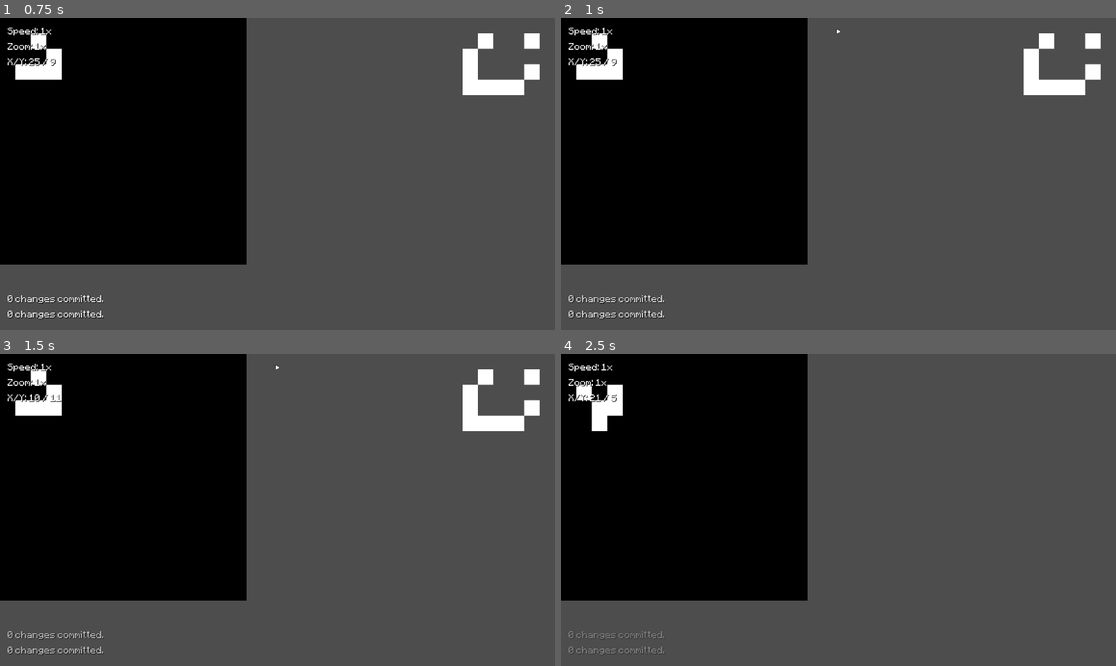
Above: before the commit, frames 1-4 (two rows, left to right).
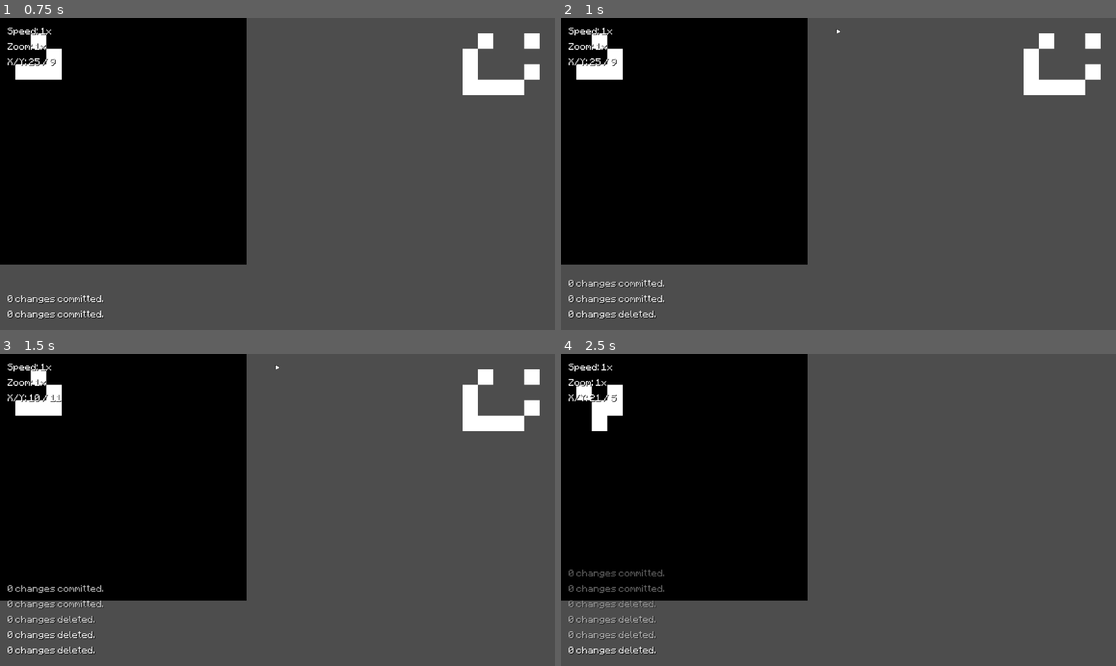
Above: after the commit, the same moments.

Repository: javier-adrian/GOL-GDS
Game: Godot game, scene res://main.tscn
Two runs of this game, one before a commit and one after it. Both use one fixed random seed, a clock stepped at 60 frames per second and the inputs below.
Inputs (mouse positions are in pixels of both pictures, inside the frame that each line leads up to):
- Up to frame 1 (0.75 s): tap Enter (commit) at 0.5, 0.6 s; move the mouse to (399, 158) at 0.52 s
- Up to frame 2 (1 s): tap Space (play) at 0.8 s
- Up to frame 3 (1.5 s): tap Space (play) at 1.25, 1.35 s; move the mouse to (166, 525) at 1.27 s
- Up to frame 4 (2.5 s): tap Enter (commit) at 1.55 s; move the mouse to (894, 441) at 2.02 s; click (894, 441) at 2.1 s; tap Space (play) at 2.3 s

Frame 1 is identical in both runs. In frame 2, 0.3% of the frame differs, in the area x 1-19%, y 83-97%; in frame 3, 0.9%; in frame 4, 1.0%, in the area x 1-19%, y 69-97%.

Commit message:
notify when uncommitted changes are deleted when 'play' is pressed

Diff:
--- a/main.gd
+++ b/main.gd
@@ -36,6 +36,7 @@
 		playing = !playing
 		timer.start()
 		viewer.update_playing(playing)
+		viewer.update_commits(len(world.get_used_cells(1)), true)
 		world.clear_layer(1)
 	if Input.is_action_just_released("next"):
 		world.update()
@@ -46,7 +47,7 @@
 		if Input.is_action_just_released("remove"):
 			world.set_cell(1, target)
 		if Input.is_action_just_released("commit"):
-			viewer.update_commits(world.commit())
+			viewer.update_commits(world.commit(), false)
 			# print(str(world.commit()) + " changes committed.")
 	viewer.update_changes(world.uncommitted())
 
--- a/viewer.gd
+++ b/viewer.gd
@@ -20,9 +20,14 @@
 func update_changes(changes: bool):
 	$UserInterface/Changes.visible = changes
 
-func update_commits(changes: int):
+func update_commits(changes: int, deleted: bool):
 	var commit_label := commits_template.instantiate()
-	commit_label.text = str(changes) + " changes committed."
+
+	if not deleted:
+		commit_label.text = str(changes) + " changes committed."
+	else:
+		commit_label.text = str(changes) + " changes deleted."
+
 	$UserInterface/Committed/VBoxContainer.add_child(commit_label)
 	var commit_labels := $UserInterface/Committed/VBoxContainer.get_children()
 
